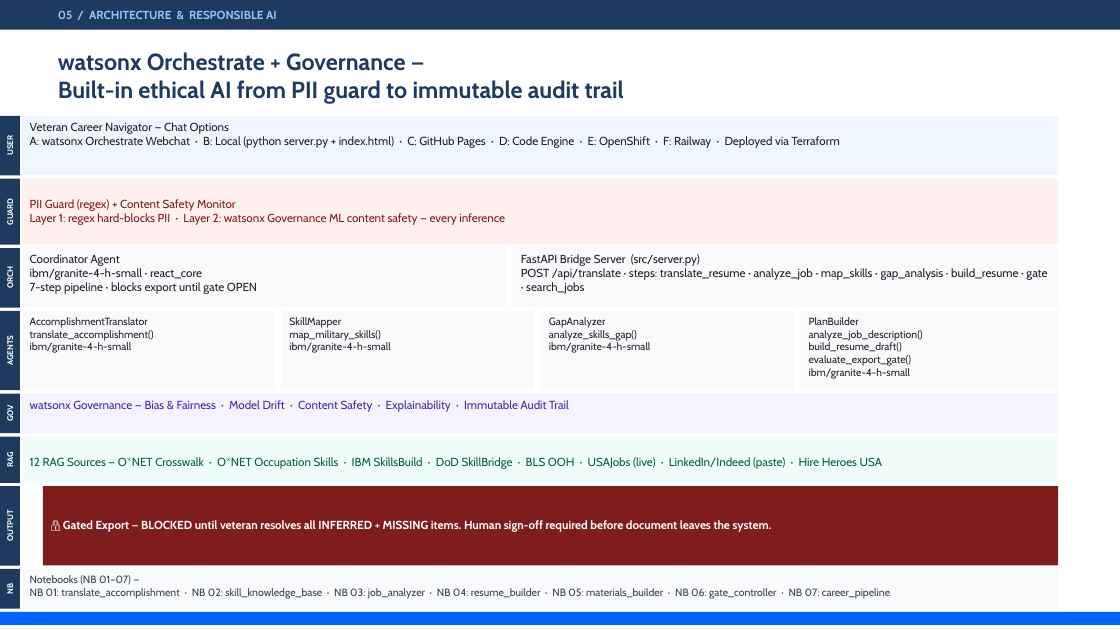
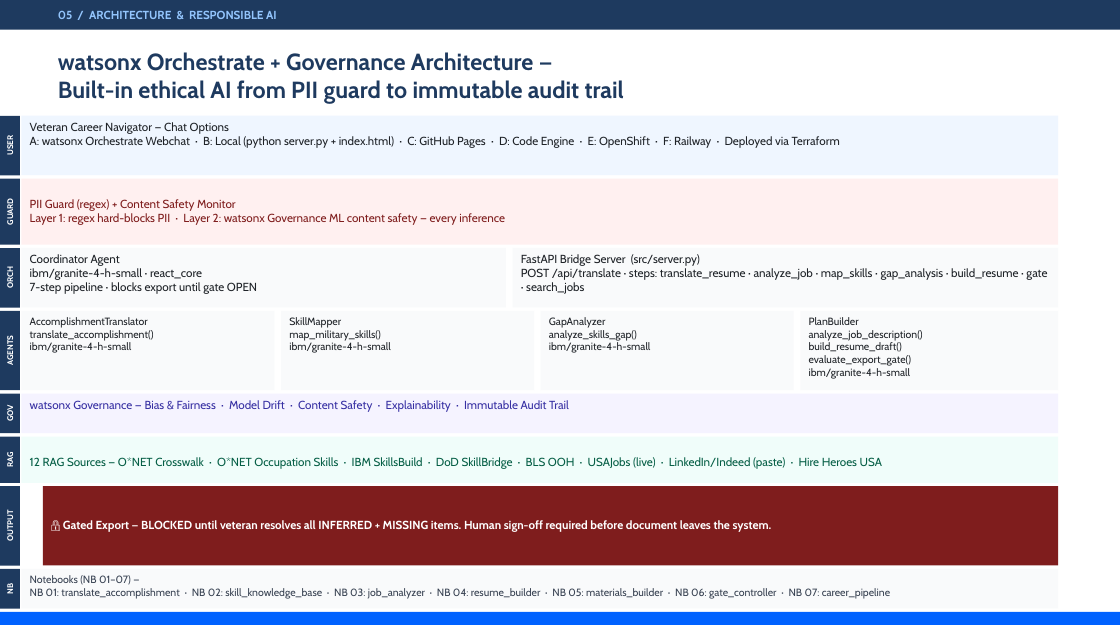
Before and after one commit to jaywarfield/golden-gate-glory, a slide deck: slide 6 of docs/images/source/mission-veteran-ai-final-presentation-textonly.pptx. Drawn at 1120x630 pixels with LibreOffice and Linux fonts; fonts in the diff are those of the drawing. Boxes give left, top, right and bottom in pixels: in the first picture for what was removed or moved away, otherwise in the second. Text is boxed around its words. In the diff, an @@ line names an element or a change of style, - is before the commit and + after.

```diff
--- a/docs/images/source/mission-veteran-ai-final-presentation-textonly.pptx
+++ b/docs/images/source/mission-veteran-ai-final-presentation-textonly.pptx
@@ text at box(58, 52, 534, 71): text changed @@
-watsonx Orchestrate + Governance —
+watsonx Orchestrate + Governance Architecture —
```
Also in this commit, not shown: 4 other files.
